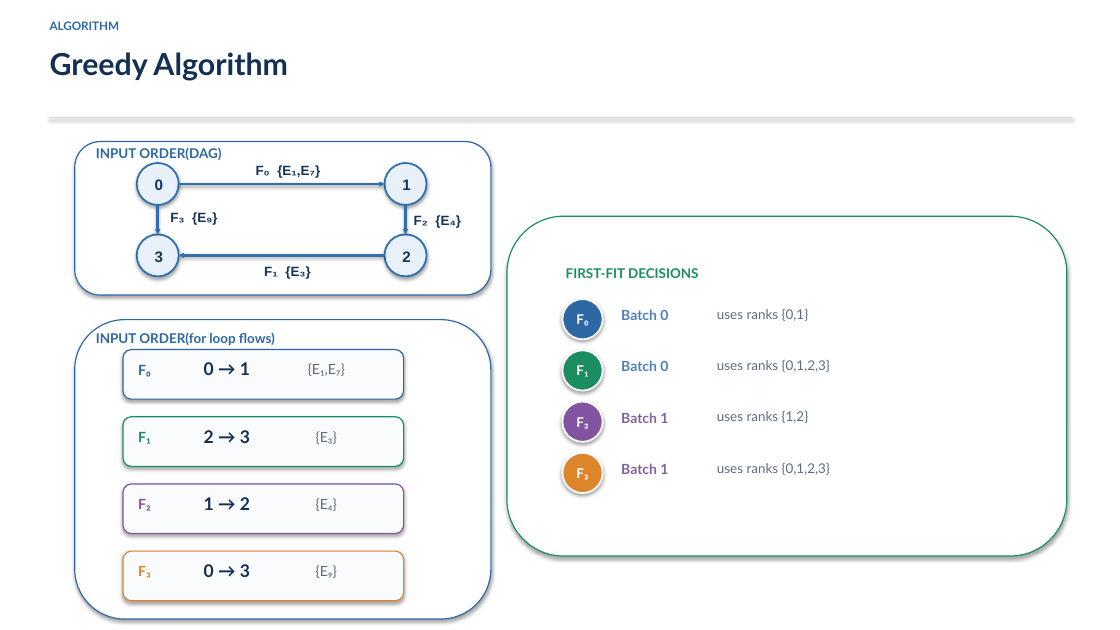
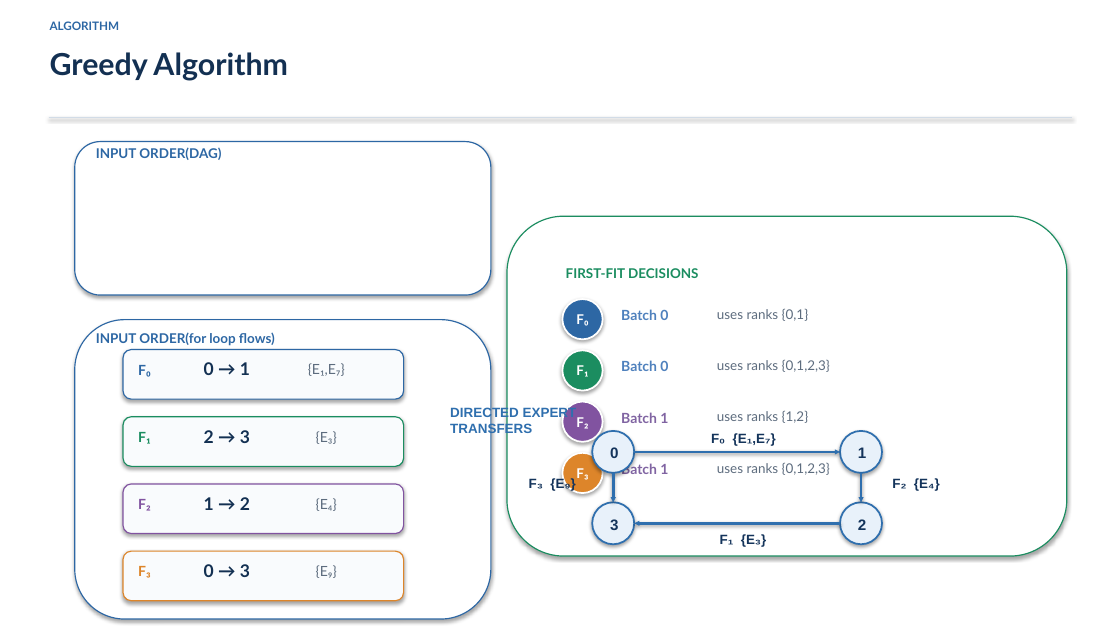
Before and after one commit to DOCCA0/vllm, a slide deck: slide 10 of benchmarks/eplb_rebalance/presentation/eplb_migration_batching.pptx. Drawn at 1120x630 pixels with LibreOffice and Linux fonts; fonts in the diff are those of the drawing. Boxes give left, top, right and bottom in pixels: in the first picture for what was removed or moved away, otherwise in the second. Text is boxed around its words. In the diff, an @@ line names an element or a change of style, - is before the commit and + after.

```diff
--- a/benchmarks/eplb_rebalance/presentation/eplb_migration_batching.pptx
+++ b/benchmarks/eplb_rebalance/presentation/eplb_migration_batching.pptx
@@ text added at (x1=450, y1=406, x2=577, y2=436), 11.5 pt, text #2F6FAE, bold @@
+DIRECTED EXPERT TRANSFERS
@@ text "F₃ {E₉}" moved from (x1=170, y1=212, x2=217, y2=225) to (x1=529, y1=478, x2=575, y2=492) @@
@@ 4 ellipses, 4 arrows, 2 texts moved together from (x1=137, y1=163, x2=427, y2=279) to (x1=592, y1=431, x2=882, y2=547) @@
@@ text "F₂ {E₄}" moved from (x1=414, y1=215, x2=461, y2=228) to (x1=892, y1=478, x2=940, y2=491) @@
```
Also in this commit, not shown: 3 other slides changed, 17 other files.
